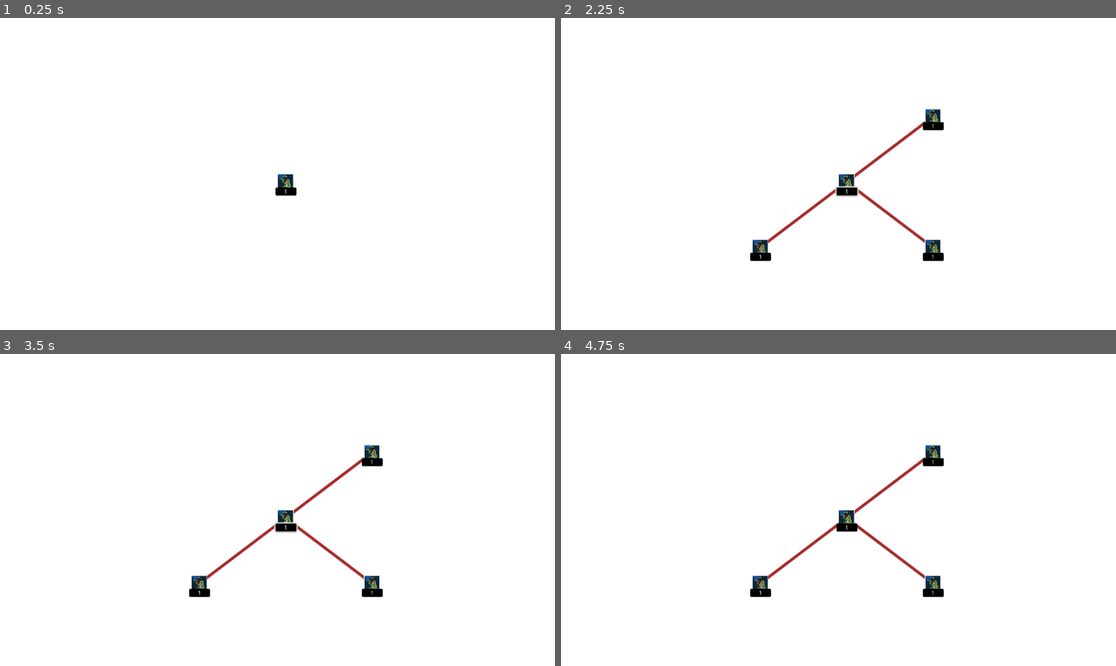
Above: before the commit, frames 1-4 (two rows, left to right).
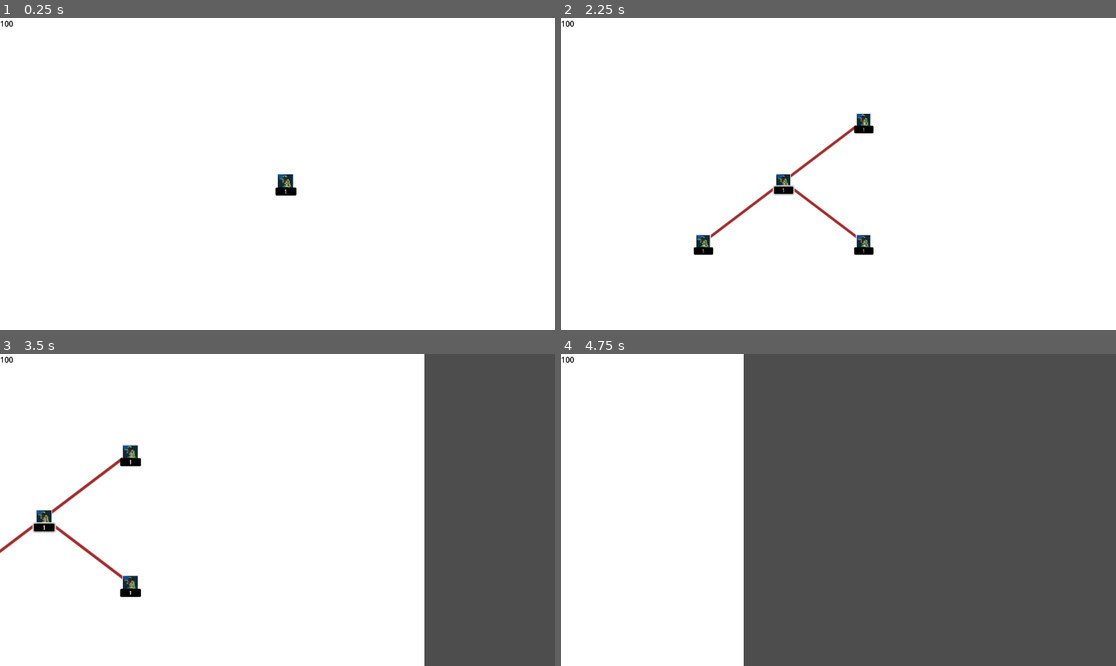
Above: after the commit, the same moments.

Repository: azizul987/Sawit-io
Game: Godot game, scene res://Ui/skill_tree.tscn
The game is run twice, just before and just after one commit, with the same random seed, the same clock (stepped at 60 frames per second) and the same inputs. This scene is started directly instead of the project's main scene.
Inputs (mouse positions are in pixels of both pictures, inside the frame that each line leads up to):
- Up to frame 1 (0.25 s): no input
- Up to frame 2 (2.25 s): click "1" at 0.5 s; click (844, 183) at 1.27 s; tap Enter at 2 s; move the mouse to (960, 158) at 2.02 s; hold Right (ui_right) from 2.03 s (still down); tap Q (zoom_in, bound only after the commit) at 2.1 s; click (960, 158) at 2.17 s
- Up to frame 3 (3.5 s): tap E (zoom_out, bound only after the commit) at 2.3 s; release Right (ui_right) at 2.75 s; drag from (166, 525) to (249, 572) at 2.77 s
- Up to frame 4 (4.75 s): tap Space at 3.5 s; move the mouse to (894, 441) at 3.52 s; hold Right (ui_right) 3.53-4.25 s; tap Q (zoom_in, bound only after the commit) at 3.6 s; click (894, 441) at 3.67 s; tap E (zoom_out, bound only after the commit) at 3.8 s; drag from (810, 572) to (672, 463) at 4.27 s

The runs differ from the first frame. In frame 1, less than 0.1% of the frame differs, in the area x 0-3%, y 0-3%; in frame 2, 2.8%; in frame 3, 26%; in frame 4, 67%, in the area x 0-100%, y 0-100%.

Commit message:
add camera behav for skill tree

Diff:
--- /dev/null
+++ b/Logic/skrip/global/point.gd
@@ -0,0 +1,13 @@
+extends Node
+
+
+var point =100
+func add_point(value):
+	point += value
+	print("Point sekarang: ", point)
+
+func remove_point(value):
+	point -= value
+	if point < 0:
+		point = 0
+	print("Point sekarang: ", point)
--- a/Logic/skrip/skiil_canvas.gd
+++ b/Logic/skrip/skiil_canvas.gd
@@ -77,6 +77,7 @@
 			)
 
 func _on_skill_button_pressedd(skil_id):
+	Point.remove_point(2)
 	print(skil_id)
 	for data in skill_database.skills:
 		if data == null:
--- /dev/null
+++ b/Ui/SkillTreeCma.gd
@@ -0,0 +1,48 @@
+extends Camera2D
+
+@export var move_speed := 500.0
+@export var zoom_speed := 0.1
+@export var min_zoom := 0.5
+@export var max_zoom := 2.5
+
+var is_dragging := false
+
+func _ready() -> void:
+	enabled = true
+
+func _process(delta: float) -> void:
+	var direction := Vector2.ZERO
+
+	if Input.is_action_pressed("ui_right"):
+		direction.x += 1
+
+	if Input.is_action_pressed("ui_left"):
+		direction.x -= 1
+
+	if Input.is_action_pressed("ui_down"):
+		direction.y += 1
+
+	if Input.is_action_pressed("ui_up"):
+		direction.y -= 1
+
+	if direction != Vector2.ZERO:
+		position += direction.normalized() * move_speed * delta
+
+	if Input.is_action_just_pressed("zoom_in"):
+		zoom_camera(-zoom_speed)
+
+	if Input.is_action_just_pressed("zoom_out"):
+		zoom_camera(zoom_speed)
+
+func _input(event):
+	if event is InputEventMouseButton:
+		if event.button_index == MOUSE_BUTTON_RIGHT:
+			is_dragging = event.pressed
+
+	if event is InputEventMouseMotion and is_dragging:
+		position -= event.relative / zoom.x
+
+func zoom_camera(value):
+	var new_zoom = zoom.x + value
+	new_zoom = clamp(new_zoom, min_zoom, max_zoom)
+	zoom = Vector2(new_zoom, new_zoom)
--- a/Ui/skill_tree.tscn
+++ b/Ui/skill_tree.tscn
@@ -2,6 +2,7 @@
 
 [ext_resource type="Script" uid="uid://dqnxbheqigscs" path="res://Logic/skrip/skiil_canvas.gd" id="1_s5cxk"]
 [ext_resource type="Resource" uid="uid://bn4e8dblux23k" path="res://Logic/Data Templete/Data/ress/Skill_Database.tres" id="2_ic3gc"]
+[ext_resource type="Script" uid="uid://bqudad3ilt7jf" path="res://Ui/SkillTreeCma.gd" id="3_nr7s1"]
 
 [node name="Skill Tree" type="Node2D" unique_id=409050271]
 
@@ -32,6 +33,15 @@
 
 [node name="Camera2D" type="Camera2D" parent="." unique_id=425701706]
 zoom = Vector2(1.4, 1.4)
+script = ExtResource("3_nr7s1")
 
 [node name="Helper" type="Marker2D" parent="." unique_id=1620060842]
 position = Vector2(128, 97)
+
+[node name="CanvasLayer" type="CanvasLayer" parent="." unique_id=559907910]
+
+[node name="Label" type="Label" parent="CanvasLayer" unique_id=2038492782]
+offset_right = 40.0
+offset_bottom = 23.0
+theme_override_colors/font_color = Color(0, 0, 0, 1)
+text = "100"
--- a/project.godot
+++ b/project.godot
@@ -15,10 +15,29 @@
 config/features=PackedStringArray("4.6", "Forward Plus")
 config/icon="res://icon.svg"
 
+[autoload]
+
+Point="*uid://cx0xu5apa8db3"
+
 [file_customization]
 
 folder_colors={
 "res://Logic/": "orange"
+}
+
+[input]
+
+zoom_in={
+"deadzone": 0.2,
+"events": [Object(InputEventKey,"resource_local_to_scene":false,"resource_name":"","device":-1,"window_id":0,"alt_pressed":false,"shift_pressed":false,"ctrl_pressed":false,"meta_pressed":false,"pressed":false,"keycode":0,"physical_keycode":81,"key_label":0,"unicode":113,"location":0,"echo":false,"script":null)
+, Object(InputEventMouseButton,"resource_local_to_scene":false,"resource_name":"","device":-1,"window_id":0,"alt_pressed":false,"shift_pressed":false,"ctrl_pressed":false,"meta_pressed":false,"button_mask":16,"position":Vector2(96, 2),"global_position":Vector2(103, 39),"factor":1.0,"button_index":5,"canceled":false,"pressed":true,"double_click":false,"script":null)
+]
+}
+zoom_out={
+"deadzone": 0.2,
+"events": [Object(InputEventKey,"resource_local_to_scene":false,"resource_name":"","device":-1,"window_id":0,"alt_pressed":false,"shift_pressed":false,"ctrl_pressed":false,"meta_pressed":false,"pressed":false,"keycode":0,"physical_keycode":69,"key_label":0,"unicode":101,"location":0,"echo":false,"script":null)
+, Object(InputEventMouseButton,"resource_local_to_scene":false,"resource_name":"","device":-1,"window_id":0,"alt_pressed":false,"shift_pressed":false,"ctrl_pressed":false,"meta_pressed":false,"button_mask":8,"position":Vector2(300, 15),"global_position":Vector2(307, 52),"factor":1.0,"button_index":4,"canceled":false,"pressed":true,"double_click":false,"script":null)
+]
 }
 
 [physics]
Not shown, added: Logic/skrip/global/point.gd.uid
Not shown, added: Ui/SkillTreeCma.gd.uid
